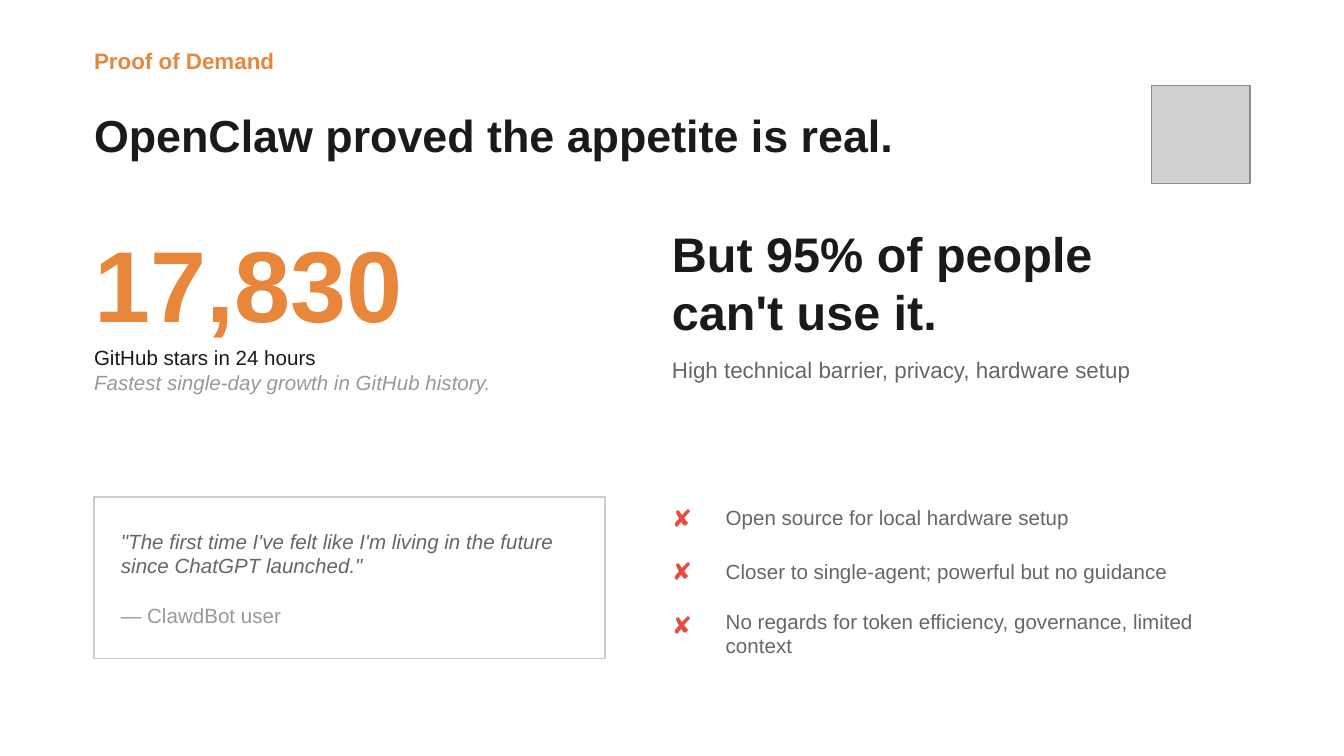
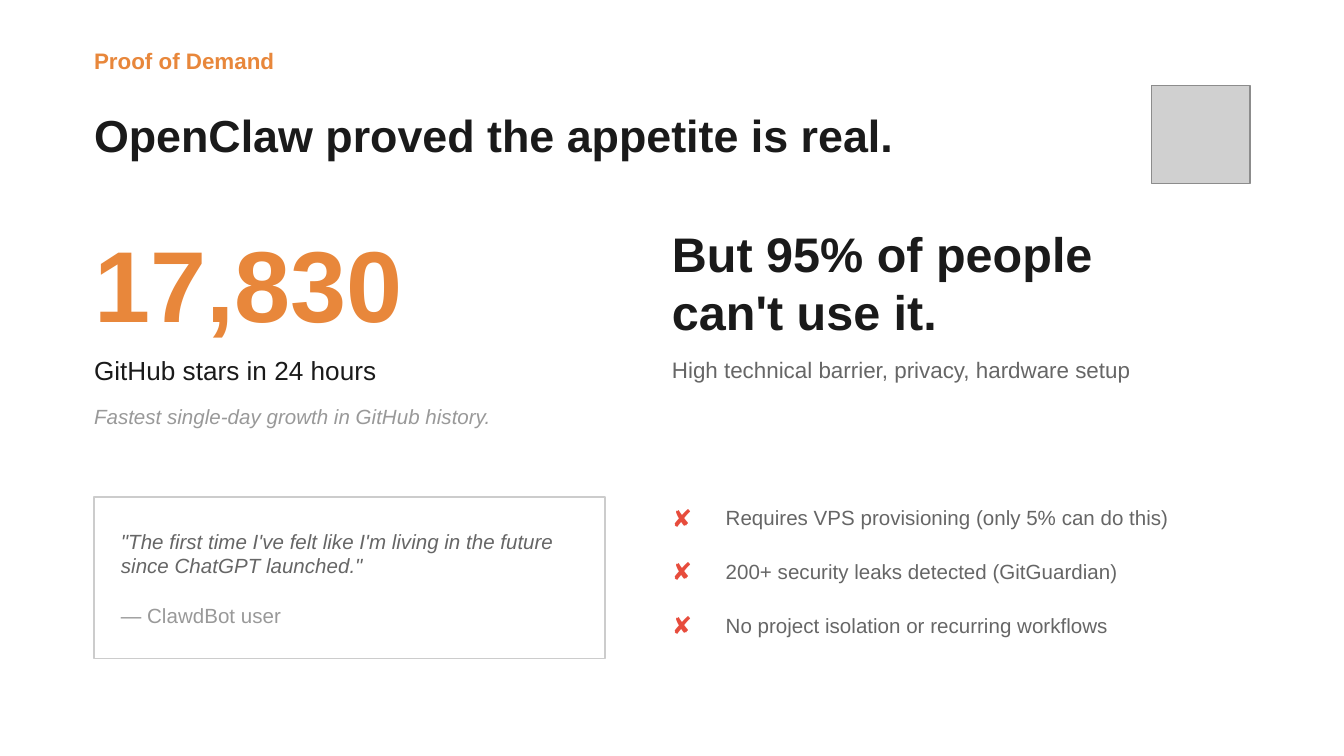
Before and after one commit to Kvkthecreator/yarnnnn, a slide deck: slide 4 of docs/working_docs/investors/IR Deck - yarnnn - March 2026 v5.pptx (slide 3 before the commit). Drawn at 1344x756 pixels with LibreOffice and Linux fonts; fonts in the diff are those of the drawing; grey boxes stand for pictures. Boxes give left, top, right and bottom in pixels: in the first picture for what was removed or moved away, otherwise in the second. Text is boxed around its words. In the diff, an @@ line names an element or a change of style, - is before the commit and + after.

```diff
--- a/docs/working_docs/investors/IR Deck - yarnnn - March 2026 v5.pptx
+++ b/docs/working_docs/investors/IR Deck - yarnnn - March 2026 v5.pptx
@@ text at box(94, 350, 315, 366): paragraph removed @@
-GitHub stars in 24 hours
@@ text added at box(94, 361, 376, 381), 14 pt, text #1A1A1A @@
+GitHub stars in 24 hours
@@ text "Fastest single-day growth in GitHub ...": place and size @@
-text "Fastest single-day growth in GitHub ..." at box(94, 350, 490, 394)
+text "Fastest single-day growth in GitHub ..." at box(94, 409, 490, 428)
@@ text at box(726, 510, 1168, 530): text changed @@
-Open source for local hardware setup
+Requires VPS provisioning (only 5% can do this)
@@ text at box(726, 564, 1118, 583): text changed @@
-Closer to single-agent; powerful but no guidance
+200+ security leaks detected (GitGuardian)
@@ text at box(726, 618, 1107, 638): text changed @@
-No regards for token efficiency, governance, limited context
+No project isolation or recurring workflows
```
Also in this commit, not shown: 6 other slides changed, 2 slides added.
